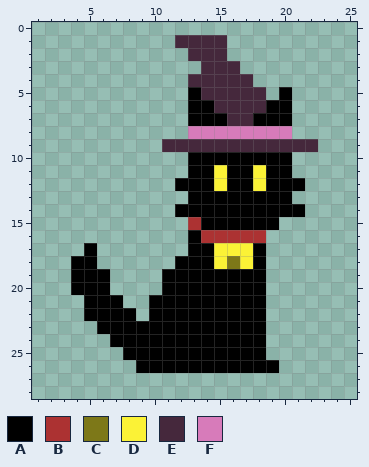
One commit to this pixel-art file: sprites/prototipoInicialGato.ase. The picture above was drawn from the file before the commit.
32x32 pixels, 1 frame. Shown: x 1..25, y 0..28.
Palette (. is transparent): A #000000  B #ac3232  C #7d7818  D #fbf236  E #45283c  F #d77bba
Pixels before, first column x 4:
 1 ........EEEE.......
 2 .........EEE.......
 3 ..........EEE......
 4 .........EEEEE.....
 5 .........AEEEEE.A..
 6 .........AAEEEEAA..
 7 .........AAAEEAAA..
 8 .........FFFFFFFF..
 9 .......EEEEEEEEEEEE
10 .........AAAAAAAA..
11 .........AADAADAA..
12 ........AAADAADAAA.
13 .........AAAAAAAA..
14 ........AAAAAAAAAA.
15 .........BAAAAAA...
16 .........ABBBBB....
17 .A.......AADDDA....
18 AA......AAADCDA....
19 AAA....AAAAAAAA....
20 AAA....AAAAAAAA....
21 .AAA..AAAAAAAAA....
22 .AAAA.AAAAAAAAA....
23 ..AAAAAAAAAAAAA....
24 ...AAAAAAAAAAAA....
25 ....AAAAAAAAAAA....
26 .....AAAAAAAAAAA...
The same view after the edit:
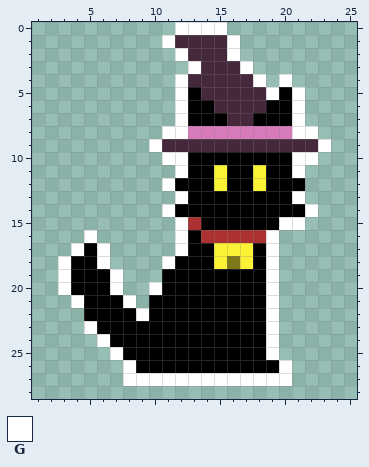
Colours new in this view: G #ffffff
Difference:
Changed rows in their new state; - is an unchanged pixel.
first column x 3:
 0 ---------GGGG--------
 1 --------G----G-------
 2 ---------G---G-------
 3 ----------G---G------
 4 ---------G-----G-G---
 5 ---------G------G-G--
 6 ---------G--------G--
 7 ---------G--------G--
 8 --------GG--------GG-
 9 -------G------------G
10 --------GG--------GG-
11 ---------G--------G--
12 --------G------------
13 ---------G--------G--
14 --------G----------G-
15 ---------G-------GG--
16 --G------G------G----
17 -G-G-----G------G----
18 G--G----G-------G----
19 G---G-----------G----
20 G---G--G--------G----
21 -G---G----------G----
22 ------G---------G----
23 --G-------------G----
24 ---G------------G----
25 ----G-----------G----
26 -----G-----------G---
27 -----GGGGGGGGGGGGG---
